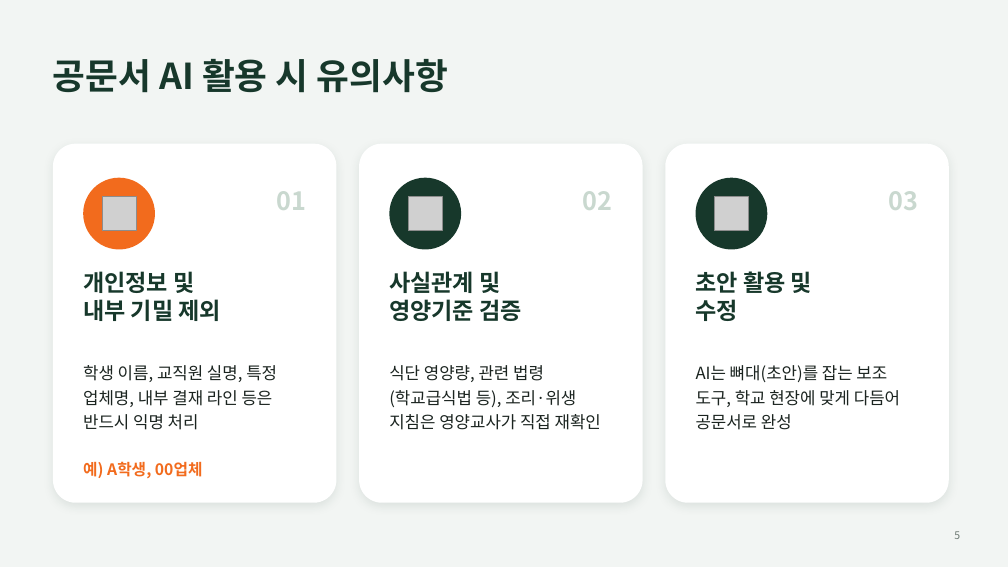
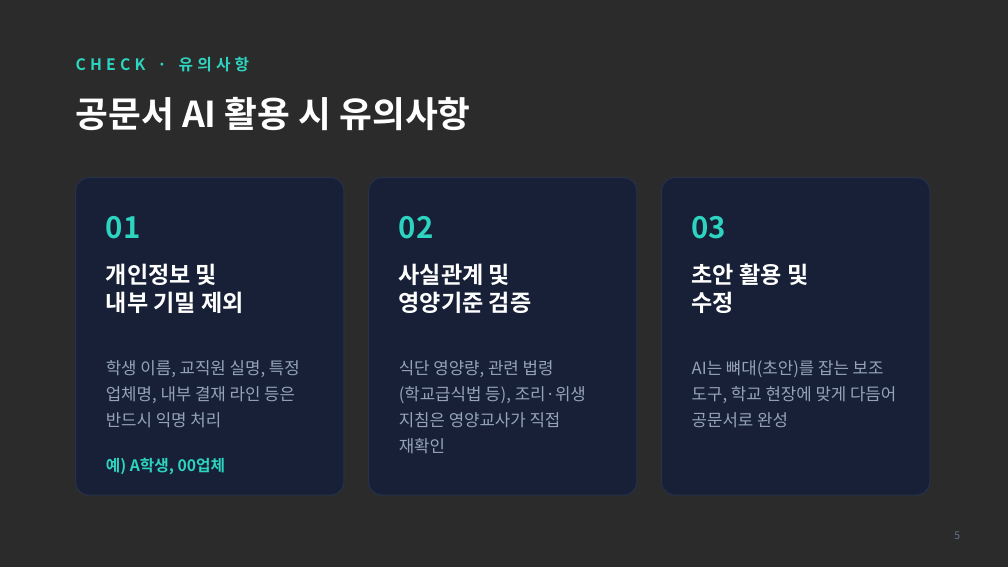
Before and after one commit to chojs135/chojs135, a slide deck: slide 5 of 연수자료/영양교사_AI_공문서_프롬프트.pptx. Drawn at 1008x567 pixels with LibreOffice and Linux fonts; fonts in the diff are those of the drawing; grey boxes stand for pictures; background and template pictures are left out; a plain dark background stands for a picture behind light text. Boxes give left, top, right and bottom in pixels: in the first picture for what was removed or moved away, otherwise in the second. Text is boxed around its words. In the diff, an @@ line names an element or a change of style, - is before the commit and + after.

```diff
--- a/연수자료/영양교사_AI_공문서_프롬프트.pptx
+++ b/연수자료/영양교사_AI_공문서_프롬프트.pptx
@@ background #F2F5F3 to picture (left out) @@
@@ text added at (76, 56, 249, 72), 15 pt, text #2DD4BF, bold @@
+CHECK · 유의사항
@@ text colour #17382B to #FFFFFF in 4 elements at (399, 263, 531, 313), (692, 263, 808, 313), (106, 263, 243, 313), (76, 97, 470, 131) @@
@@ title "공문서 AI 활용 시 유의사항": place and size @@
-title "공문서 AI 활용 시 유의사항" at (53, 59, 448, 93)
+title "공문서 AI 활용 시 유의사항" at (76, 97, 470, 131)
@@ fill #FFFFFF to #172036; outline none to #26314A 1 pt; shadow off; proportions changed in 3 elements at (369, 178, 637, 495), (662, 178, 930, 495), (76, 178, 344, 495) @@
@@ rounded rectangle: place and size @@
-rounded rectangle at (53, 144, 337, 503)
+rounded rectangle at (76, 178, 344, 495)
@@ ellipse removed at (83, 178, 155, 250) @@
@@ rounded rectangle: place and size @@
-rounded rectangle at (359, 144, 643, 503)
+rounded rectangle at (369, 178, 637, 495)
@@ ellipse removed at (389, 178, 461, 250) @@
@@ rounded rectangle: place and size @@
-rounded rectangle at (665, 144, 949, 503)
+rounded rectangle at (662, 178, 930, 495)
@@ ellipse removed at (696, 178, 768, 250) @@
@@ picture removed at (102, 197, 136, 231) @@
@@ text "01": place and size @@
-text "01" at (276, 191, 306, 210)
+text "01" at (106, 216, 141, 239)
@@ text "02": place and size @@
-text "02" at (583, 191, 613, 210)
+text "02" at (399, 216, 434, 239)
@@ picture removed at (408, 197, 442, 231) @@
@@ size 24 to 28 pt, text colour #C9D8CF to #2DD4BF; alignment right to left in 3 elements at (106, 216, 141, 239), (399, 216, 434, 239), (692, 216, 727, 239) @@
@@ text "03": place and size @@
-text "03" at (889, 191, 919, 210)
+text "03" at (692, 216, 727, 239)
@@ picture removed at (715, 197, 749, 231) @@
@@ text "개인정보 및": place and size @@
-text "개인정보 및" at (83, 271, 220, 321)
+text "개인정보 및" at (106, 263, 243, 313)
@@ text "사실관계 및": place and size @@
-text "사실관계 및" at (389, 271, 521, 321)
+text "사실관계 및" at (399, 263, 531, 313)
@@ text "초안 활용 및": place and size @@
-text "초안 활용 및" at (696, 271, 812, 321)
+text "초안 활용 및" at (692, 263, 808, 313)
@@ text colour #1B2420 to #94A3B8; line spacing 1.2 to 1.3 in 3 elements at (399, 360, 586, 453), (692, 360, 896, 427), (106, 360, 300, 428) @@
@@ text "학생 이름, 교직원 실명, 특정 ...": place and size @@
-text "학생 이름, 교직원 실명, 특정 ..." at (83, 365, 277, 430)
+text "학생 이름, 교직원 실명, 특정 ..." at (106, 360, 300, 428)
@@ text "식단 영양량, 관련 법령(학교급식법 등), ...": place and size @@
-text "식단 영양량, 관련 법령(학교급식법 등), ..." at (389, 365, 601, 430)
+text "식단 영양량, 관련 법령(학교급식법 등), ..." at (399, 360, 586, 453)
@@ text "예) A학생, 00업체": place and size @@
-text "예) A학생, 00업체" at (83, 461, 203, 478)
+text "예) A학생, 00업체" at (106, 457, 226, 474)
@@ text "예) A학생, 00업체" at (106, 457, 226, 474): text colour #F26B1D to #2DD4BF @@
@@ page number at (954, 531, 960, 539): text colour #6E7A74 to #64748B @@
```
Also in this commit, not shown: 5 other slides changed.
